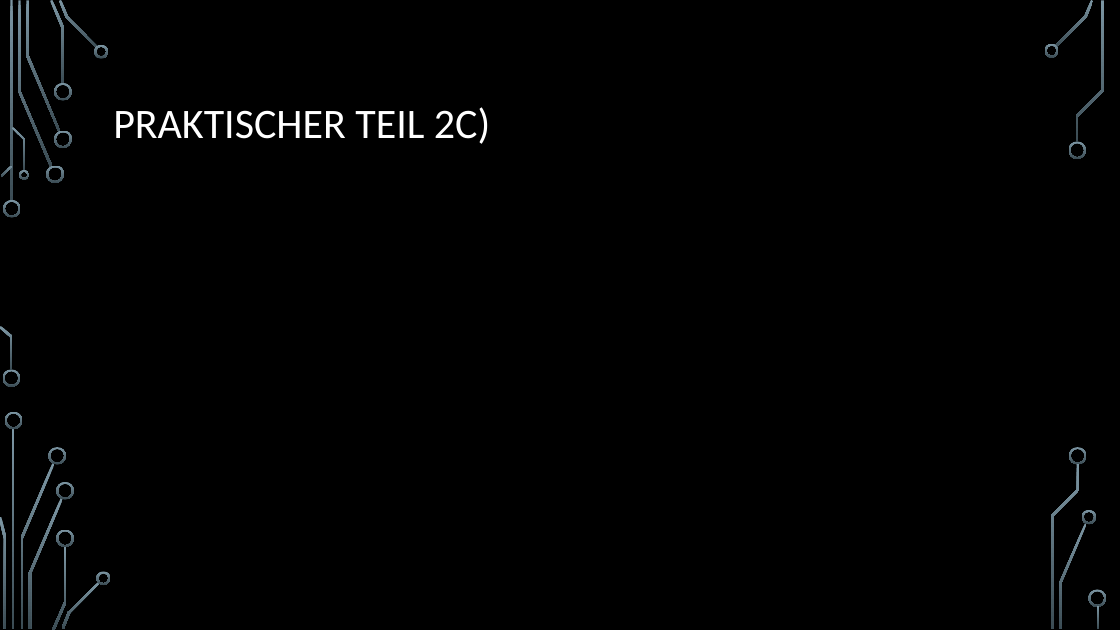
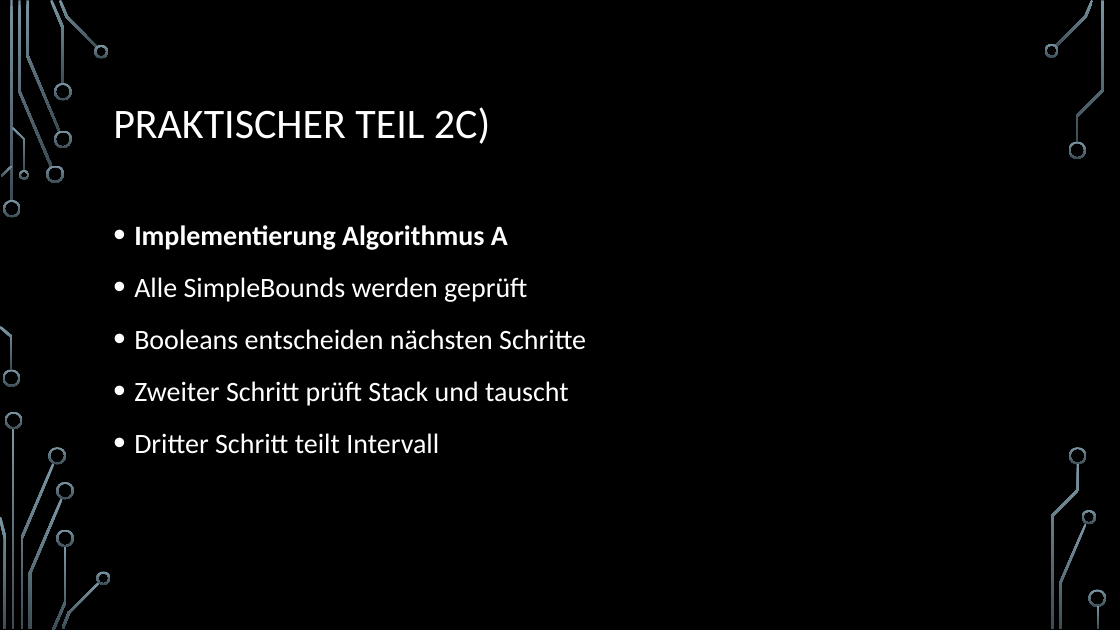
Before and after one commit to Fixeres/HybrideSysteme, a slide deck: slide 18 of src/resources/Hybride systeme_Jörn_seine_Teile.pptx. Drawn at 1120x630 pixels with LibreOffice and Linux fonts; fonts in the diff are those of the drawing; background and template pictures are left out. Boxes give left, top, right and bottom in pixels: in the first picture for what was removed or moved away, otherwise in the second. Text is boxed around its words. In the diff, an @@ line names an element or a change of style, - is before the commit and + after.

```diff
--- a/src/resources/Hybride systeme_Jörn_seine_Teile.pptx
+++ b/src/resources/Hybride systeme_Jörn_seine_Teile.pptx
@@ text added at <box>134,225,586,454</box>, 24 pt, text #FFFFFF @@
+• Implementierung Algorithmus A
+• Alle SimpleBounds werden geprüft
+• Booleans entscheiden nächsten Schritte
+• Zweiter Schritt prüft Stack und tauscht
+• Dritter Schritt teilt Intervall
```
Also in this commit, not shown: 9 other slides changed, 2 slides added, 1 slide removed.
